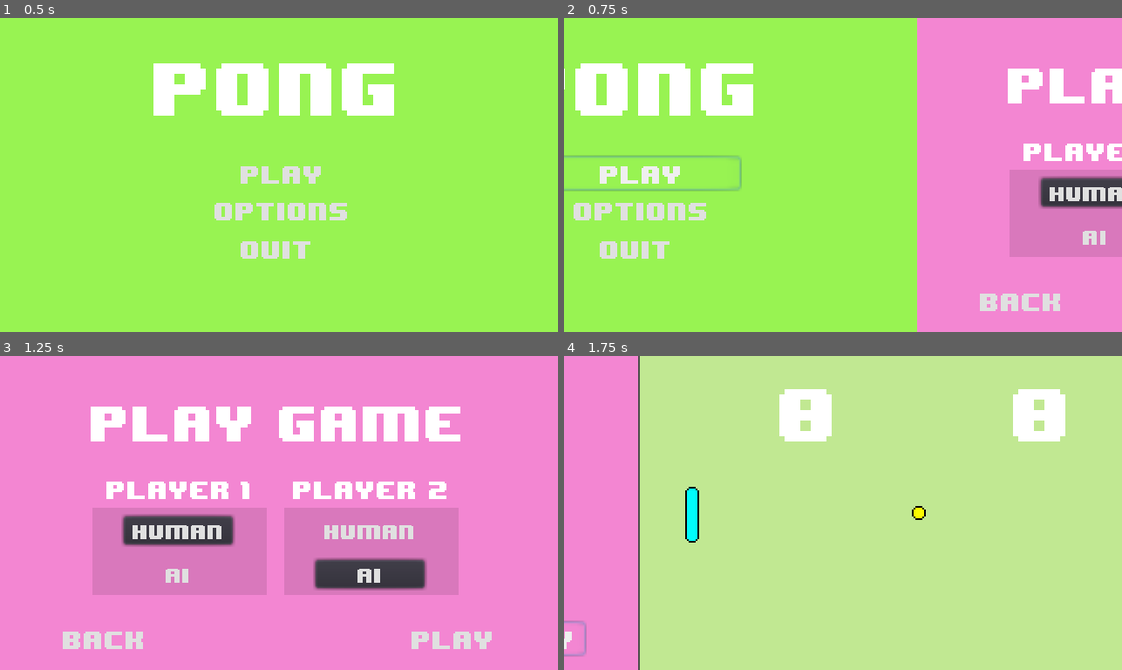
Above: before the commit, frames 1-4 (two rows, left to right).
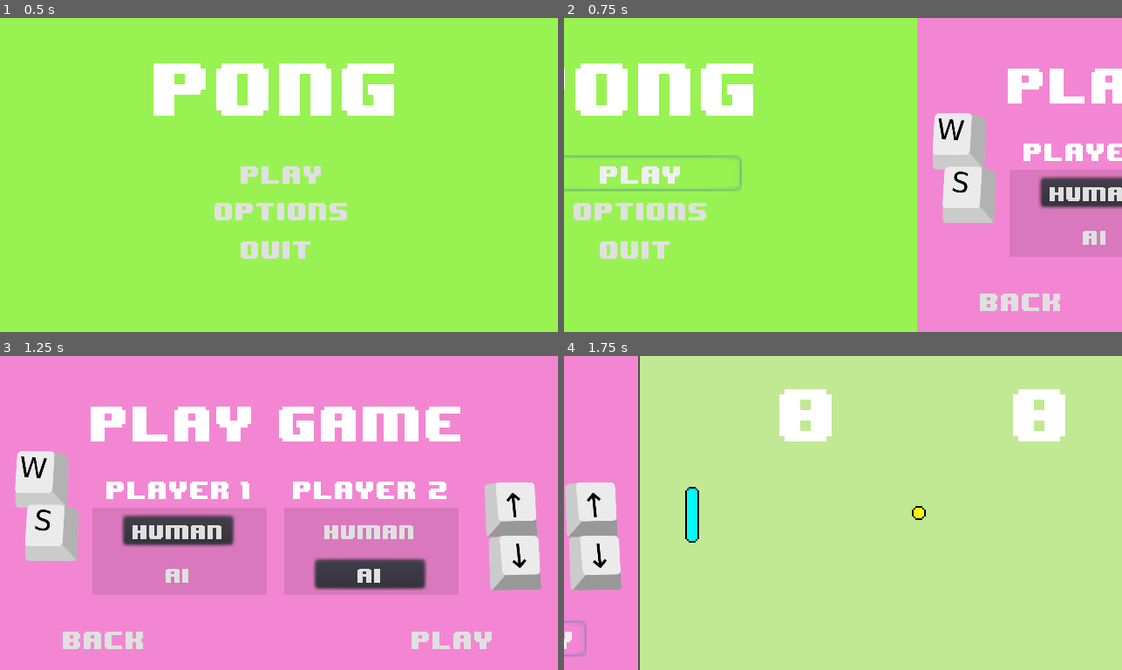
Above: after the commit, the same moments.

Repository: paolobb4/YAPC
Game: Godot game, scene res://scn/Menu.tscn
The game is run twice, just before and just after one commit, with the same random seed, the same clock (stepped at 60 frames per second) and the same inputs.
Inputs:
- Up to frame 1 (0.5 s): no input
- Up to frame 2 (0.75 s): click "play" at 0.5 s
- Up to frame 3 (1.25 s): no input
- Up to frame 4 (1.75 s): click "play" at 1.25 s

Frame 1 is identical in both runs. In frame 2, 3.2% of the frame differs, in the area x 66-78%, y 30-66%; in frame 3, 6.3%, in the area x 2-98%, y 30-75%; in frame 4, 3.1%.

Commit message:
Add visual instructions for keys

Diff:
--- a/scn/Menu.tscn
+++ b/scn/Menu.tscn
@@ -1,8 +1,9 @@
-[gd_scene load_steps=18 format=2]
+[gd_scene load_steps=19 format=2]
 
 [ext_resource path="res://scn/menu.gd" type="Script" id=1]
 [ext_resource path="res://assets/8-BIT WONDER.TTF" type="DynamicFontData" id=2]
-[ext_resource path="res://scn/Game.tscn" type="PackedScene" id=3]
+[ext_resource path="res://assets/keys_400px.png" type="Texture" id=3]
+[ext_resource path="res://scn/Game.tscn" type="PackedScene" id=4]
 
 [sub_resource type="Animation" id=1]
 
@@ -307,7 +308,7 @@
 anti_aliasing = true
 anti_aliasing_size = 1
 
-[node name="Menu" type="Node2D"]
+[node name="Menu" type="Node2D" index="0"]
 
 script = ExtResource( 1 )
 _sections_unfolded = [ "Transform" ]
@@ -332,7 +333,6 @@
 [node name="Main menu" type="Panel" parent="." index="1"]
 
 pause_mode = 2
-editor/display_folded = true
 anchor_left = 0.0
 anchor_top = 0.0
 anchor_right = 0.0
@@ -530,7 +530,6 @@
 [node name="Play Game" type="Panel" parent="." index="3"]
 
 pause_mode = 2
-editor/display_folded = true
 anchor_left = 0.0
 anchor_top = 0.0
 anchor_right = 0.0
@@ -674,6 +673,15 @@
 align = 1
 _sections_unfolded = [ "Rect" ]
 
+[node name="Sprite" type="Sprite" parent="Play Game/p1 Panel" index="3"]
+
+position = Vector2( -24.3771, -1.07019 )
+scale = Vector2( 0.2, 0.2 )
+texture = ExtResource( 3 )
+region_enabled = true
+region_rect = Rect2( 0, 0, 200, 314 )
+_sections_unfolded = [ "Region", "Transform", "Z Index" ]
+
 [node name="p2 Panel" type="Panel" parent="Play Game" index="2"]
 
 anchor_left = 0.0
@@ -775,6 +783,15 @@
 align = 1
 _sections_unfolded = [ "Rect" ]
 
+[node name="Sprite2" type="Sprite" parent="Play Game/p2 Panel" index="3"]
+
+position = Vector2( 127.302, 16.6563 )
+scale = Vector2( 0.2, 0.2 )
+texture = ExtResource( 3 )
+region_enabled = true
+region_rect = Rect2( 200, 0, 200, 314 )
+_sections_unfolded = [ "Region", "Transform", "Z Index" ]
+
 [node name="back Button" type="Button" parent="Play Game" index="3"]
 
 anchor_left = 0.0
@@ -975,6 +992,6 @@
 
 [connection signal="pressed" from="Pause Panel/quit Button" to="AnimationPlayer" method="play" binds= [ "game2play" ]]
 
+[connection signal="pressed" from="Pause Panel/back Button" to="Pause Panel" method="hide"]
+
 [connection signal="pressed" from="Pause Panel/back Button" to="Game" method="unpause"]
-
-[connection signal="pressed" from="Pause Panel/back Button" to="Pause Panel" method="hide"]
Binary file removed: assets/DejaVuSansMono.ttf
Binary file added: assets/keys_400px.png
Not shown: 1 places in scn/Menu.tscn that only renumber resources
